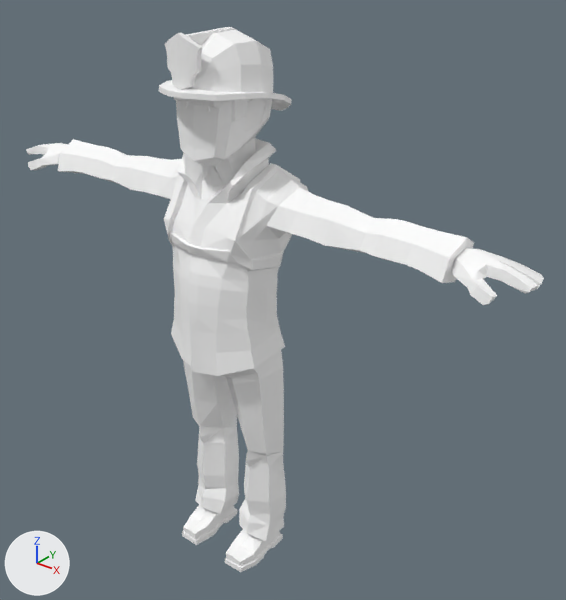
An edit to the glTF model assets/synty/characters/models/SK_Character_FireFighter.glb, drawn before and after from the same camera.
Before and after are seen from a 50 mm camera at (1.62, -1.73, 2.15) aimed at (0.11, 0.15, 0.98). Every picture has the same lights, and +X, +Y and +Z are marked at lower left.

Names of what the first picture shows: 'SK_Character_FireFighter'.
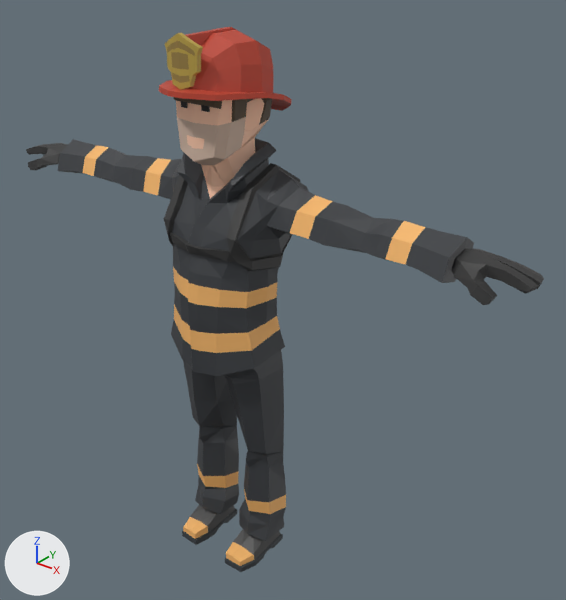
Patch to the scene script:
```diff
--- a/assets/synty/characters/models/SK_Character_FireFighter.glb.py
+++ b/assets/synty/characters/models/SK_Character_FireFighter.glb.py
@@ img_polygon_city_characters_texture_01_a @@
+img_polygon_city_characters_texture_01_a = load_image('Polygon_City_Characters_Texture_01_A', '_unpacked/Polygon_City_Characters_Texture_01_A', 1024, 1024, 'sRGB')
@@ mat_lambert17 @@
 mat_lambert17 = principled_material('lambert17')
-mat_lambert17.base_color = (1.0, 1.0, 1.0)  # white #ffffff
+mat_lambert17.texture = img_polygon_city_characters_texture_01_a
 mat_lambert17.roughness = 0.553
```

Pixel boxes (x1, y1, x2, y2) of what changed, in the pictures (566 x 600 px):
'SK_Character_FireFighter', surface changed (white to grey)
    both: (26, 27, 544, 572)
